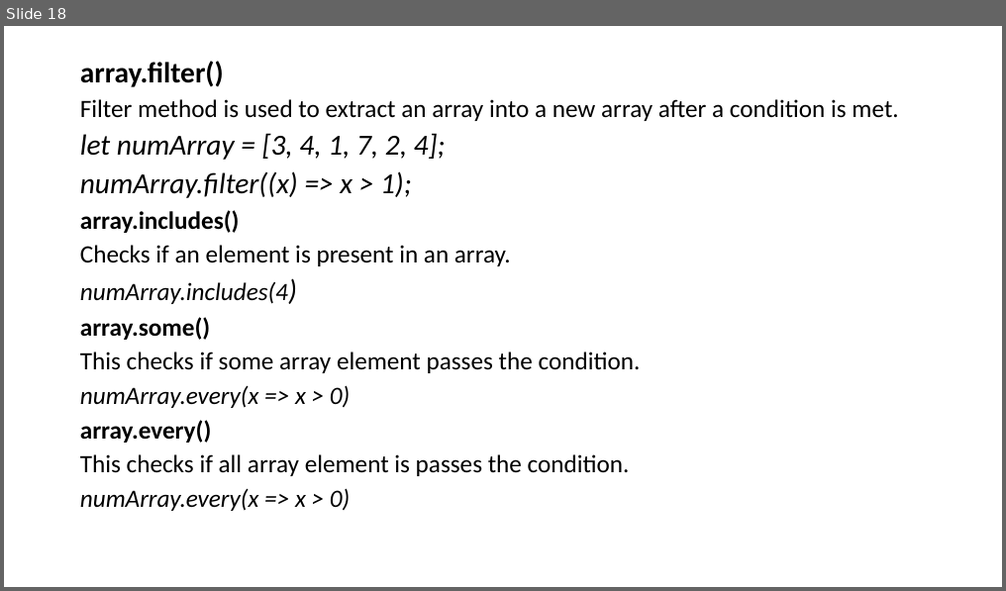
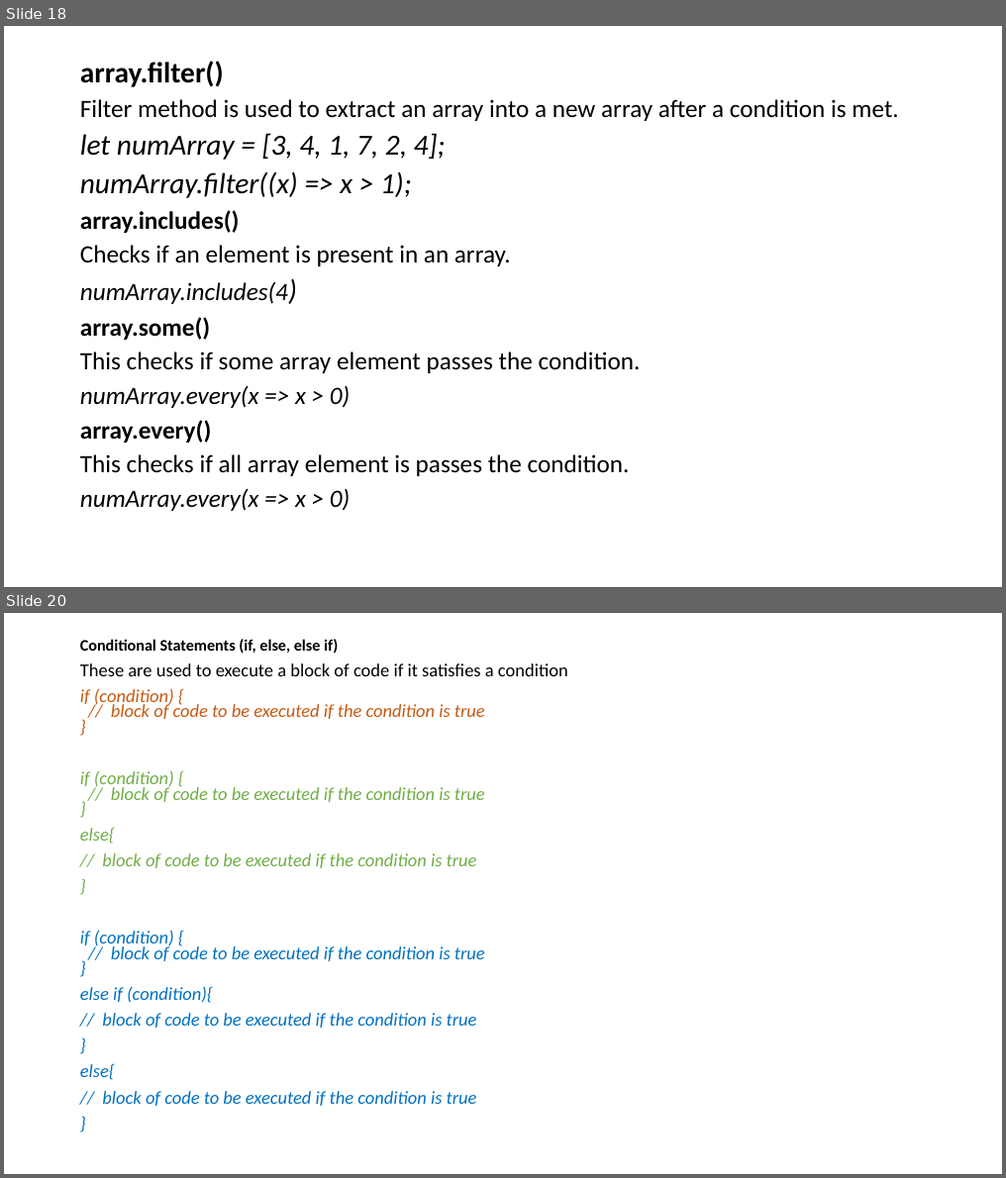
Before and after one commit to adeakinwe/AcademyFourPointZero, a slide deck: xx/lecture2/javascript/javascript.pptx. Shown one above the other, each under a label of ours: slide 18 before the commit, slides 18 and 20 after it; the slides between them are not shown. The pictures are 1006x591 and 1006x1178 pixels, drawn with LibreOffice and Linux fonts; fonts in the diff are those of the drawing. Boxes give left, top, right and bottom in pixels: in the first picture for what was removed or moved away, otherwise in the second. Text is boxed around its words. In the diff, an @@ line names an element or a change of style, - is before the commit and + after.

```diff
--- a/xx/lecture2/javascript/javascript.pptx
+++ b/xx/lecture2/javascript/javascript.pptx
@@ slide 20 added at (x1=4, y1=613, x2=1002, y2=1174), background #FFFFFF @@
@@ text added at (x1=80, y1=639, x2=568, y2=1106), 17.6 pt, text #0070C0, italic @@
+Conditional Statements (if, else, else if)
+These are used to execute a block of code if it satisfies a condition
+if (condition) {
+// block of code to be executed if the condition is true
+}
+if (condition) {
+// block of code to be executed if the condition is true
+}
+else{
+// block of code to be executed if the condition is true
+}
+if (condition) {
+// block of code to be executed if the condition is true
+}
+else if (condition){
+// block of code to be executed if the condition is true
+}
+else{
+// block of code to be executed if the condition is true
+}
```
Also in this commit, not shown: 1 other slide added, 3 other files.
